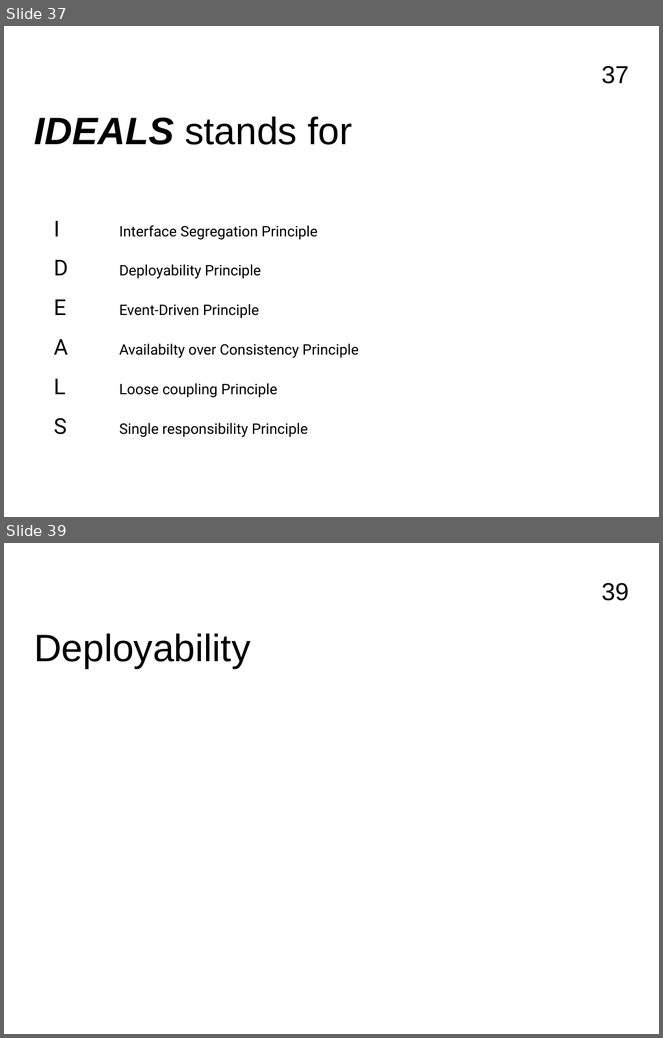
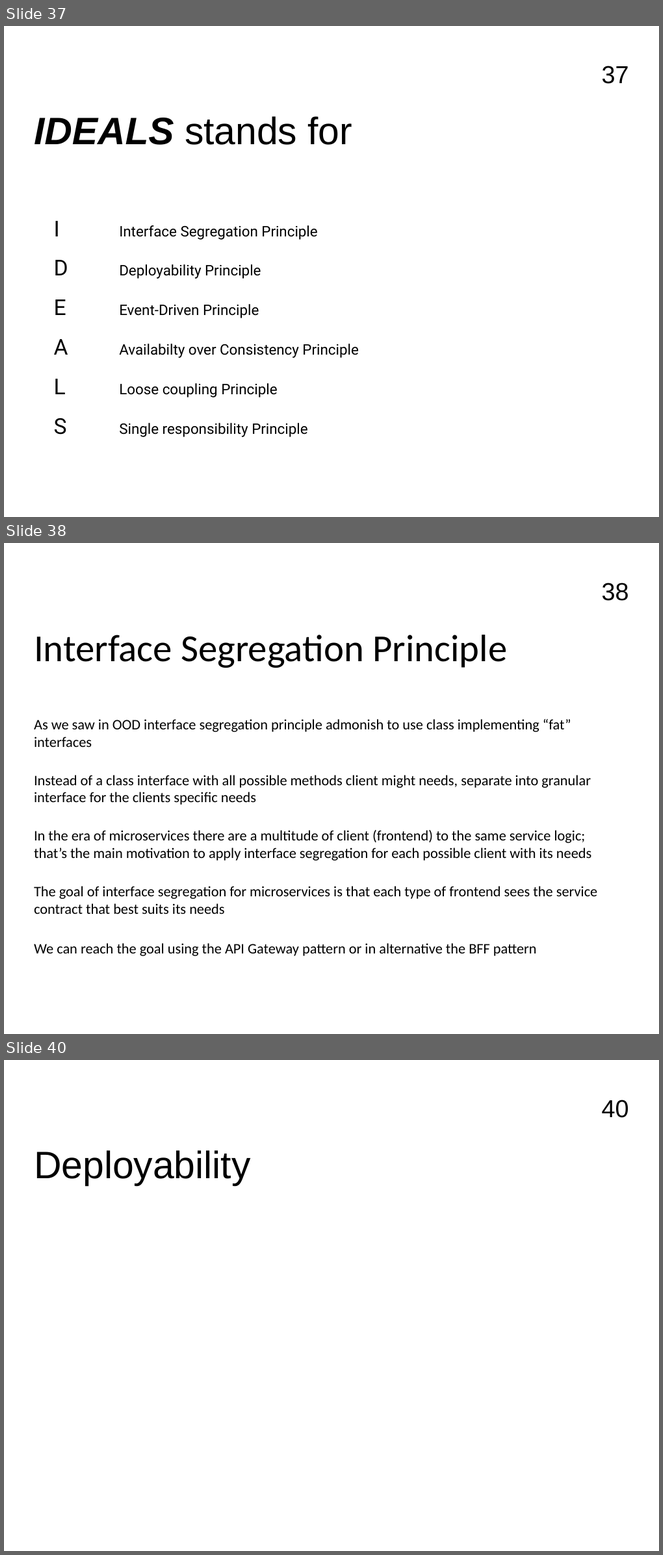
Before and after one commit to FrancoMelandri/SOLID, a slide deck: docs/solid.pptx. Shown one above the other, each under a label of ours: slides 37 and 39 before the commit, slides 37, 38 and 40 after it; the slides between them are not shown. The pictures are 663x1038 and 663x1555 pixels, drawn with LibreOffice and Linux fonts; fonts in the diff are those of the drawing. Boxes give left, top, right and bottom in pixels: in the first picture for what was removed or moved away, otherwise in the second. Text is boxed around its words. In the diff, an @@ line names an element or a change of style, - is before the commit and + after.

Commit message:
adding slide related to IDEALS Interface segregation

```diff
--- a/docs/solid.pptx
+++ b/docs/solid.pptx
@@ slide 38 added at [4, 543, 659, 1034], background #FFFFFF; not listed: 1 template element that a slide beside it also shows @@
@@ text added at [34, 635, 507, 668], 42 pt, text #000000 @@
+Interface Segregation Principle
@@ text added at [34, 719, 571, 747], 16 pt, text #000000 @@
+As we saw in OOD interface segregation principle admonish to use class implementing “fat” interfaces
@@ text added at [34, 775, 591, 805], 16 pt, text #000000 @@
+Instead of a class interface with all possible methods client might needs, separate into granular interface for the clients specific needs
@@ text added at [34, 830, 592, 861], 16 pt, text #000000 @@
+In the era of microservices there are a multitude of client (frontend) to the same service logic; that’s the main motivation to apply interface segregation for each possible client with its needs
@@ text added at [34, 886, 598, 914], 16 pt, text #000000 @@
+The goal of interface segregation for microservices is that each type of frontend sees the service contract that best suits its needs
@@ text added at [34, 943, 537, 956], 16 pt, text #000000 @@
+We can reach the goal using the API Gateway pattern or in alternative the BFF pattern
@@ what was slide 39 is now slide 40 @@
@@ page number at [602, 1100, 629, 1118]: text changed @@
-39
+40
```
Also in this commit, not shown: 1 other slide added, 1 slide removed.
